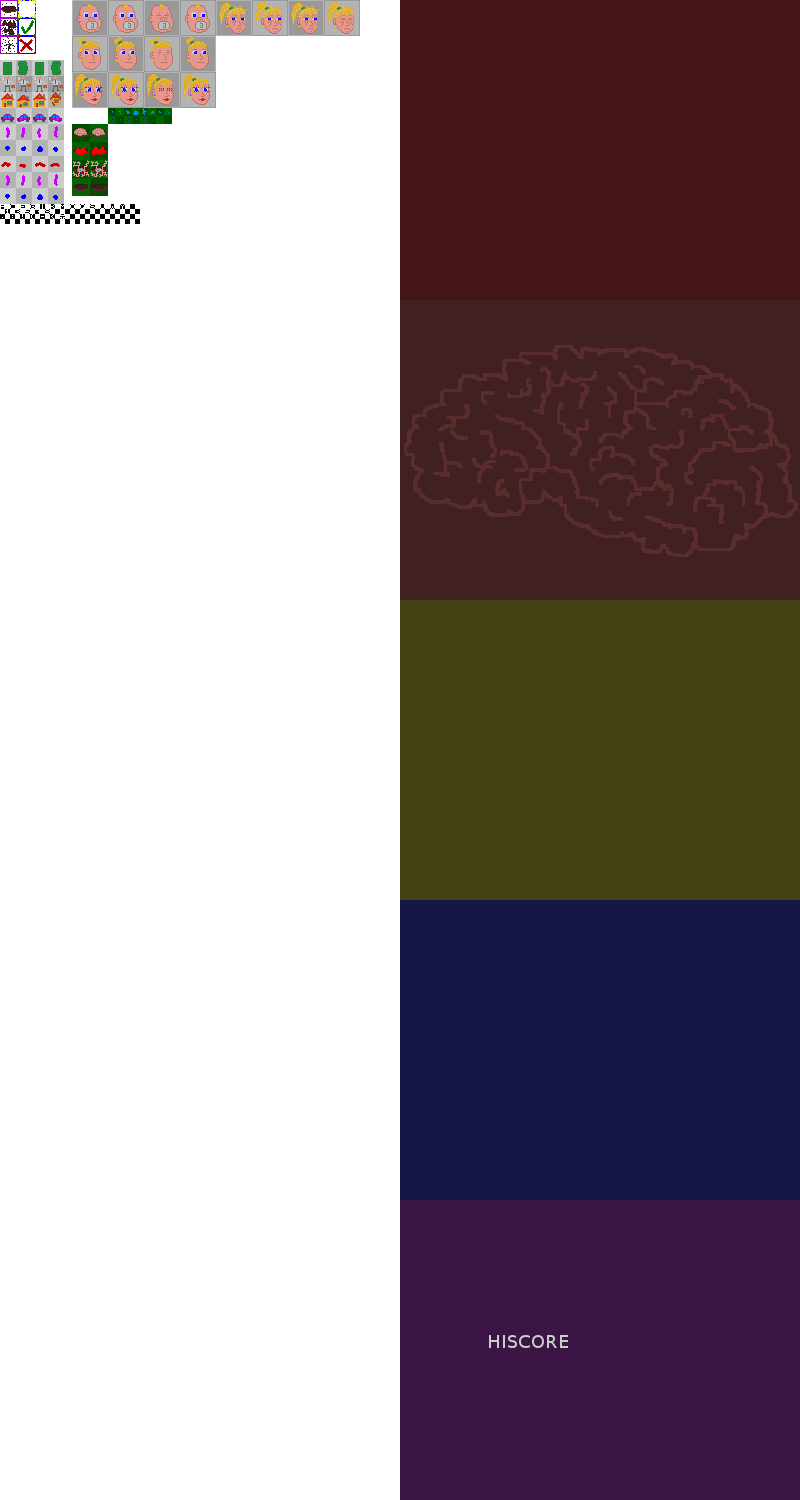
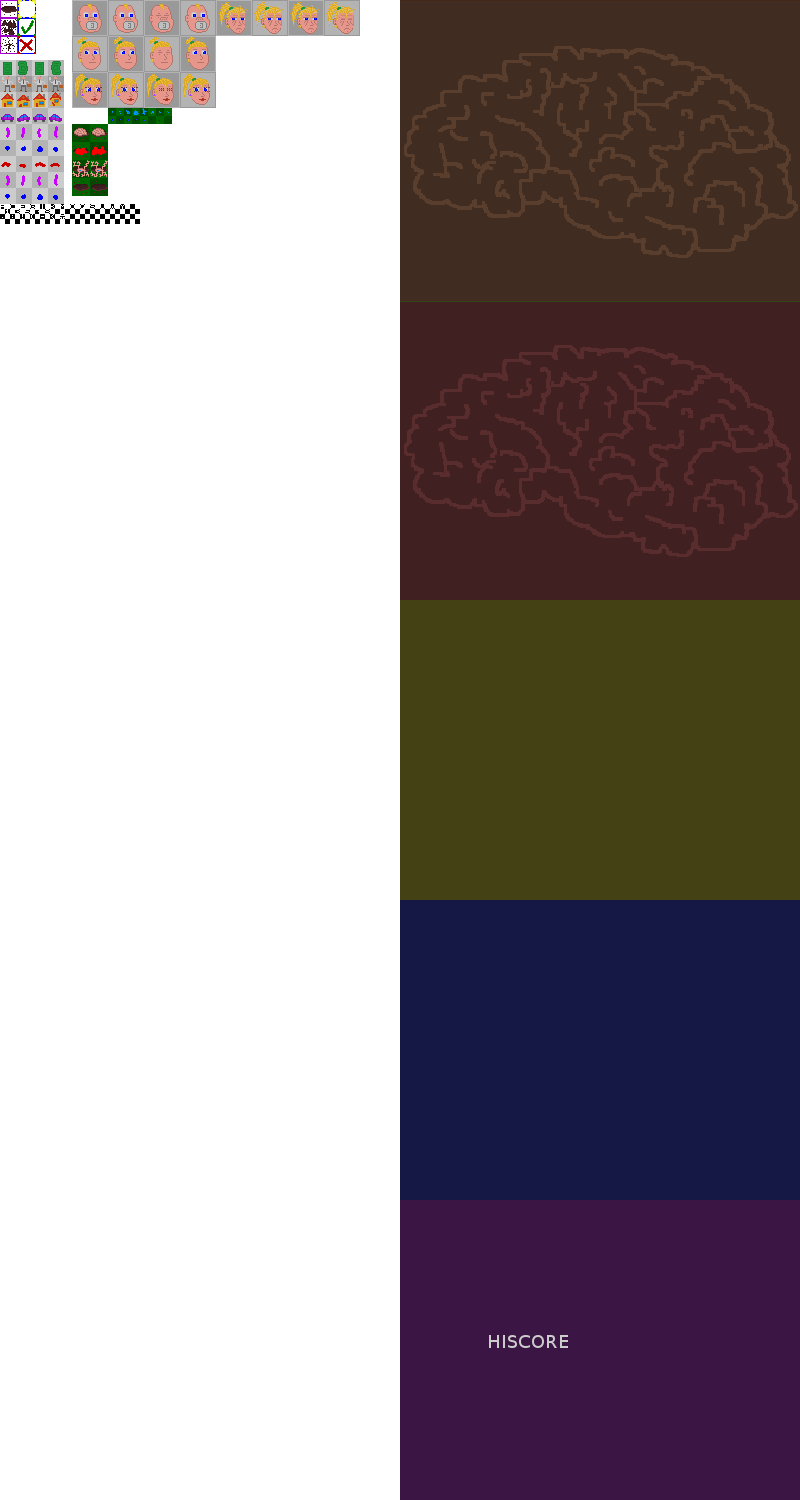
Layer changes from the first (800, 1500) image to the second:
added layer "Eingefügte Ebene" above "HISCORE" over [400, 0, 800, 302]
